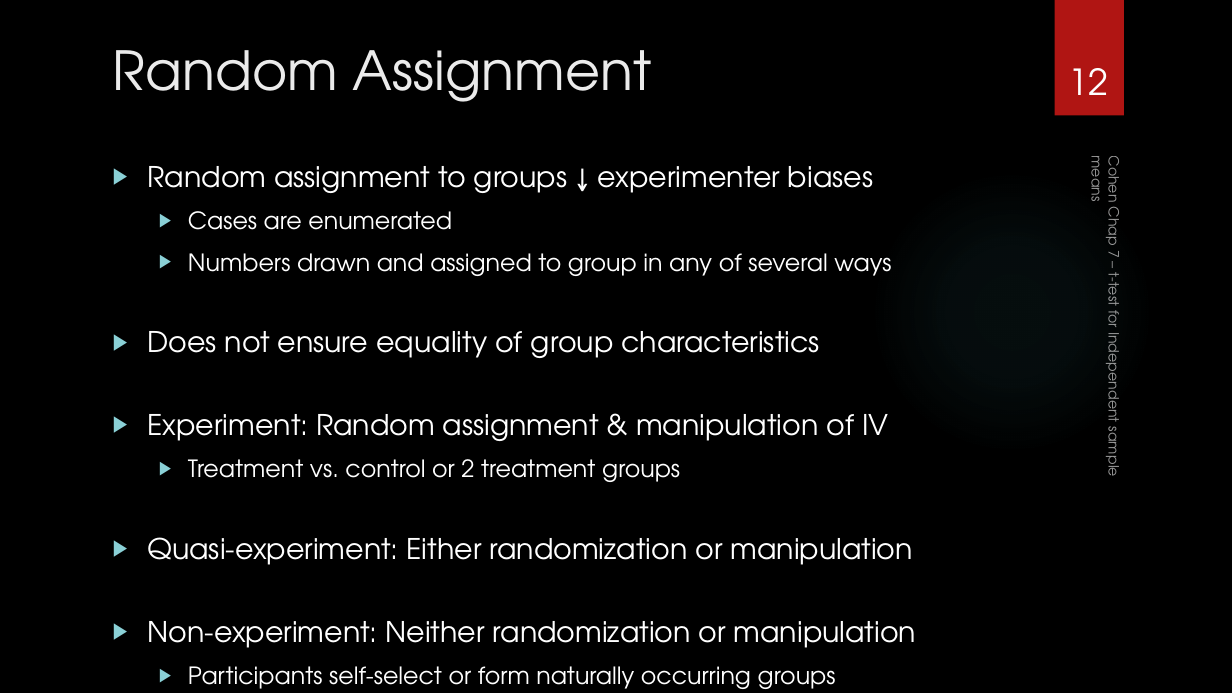
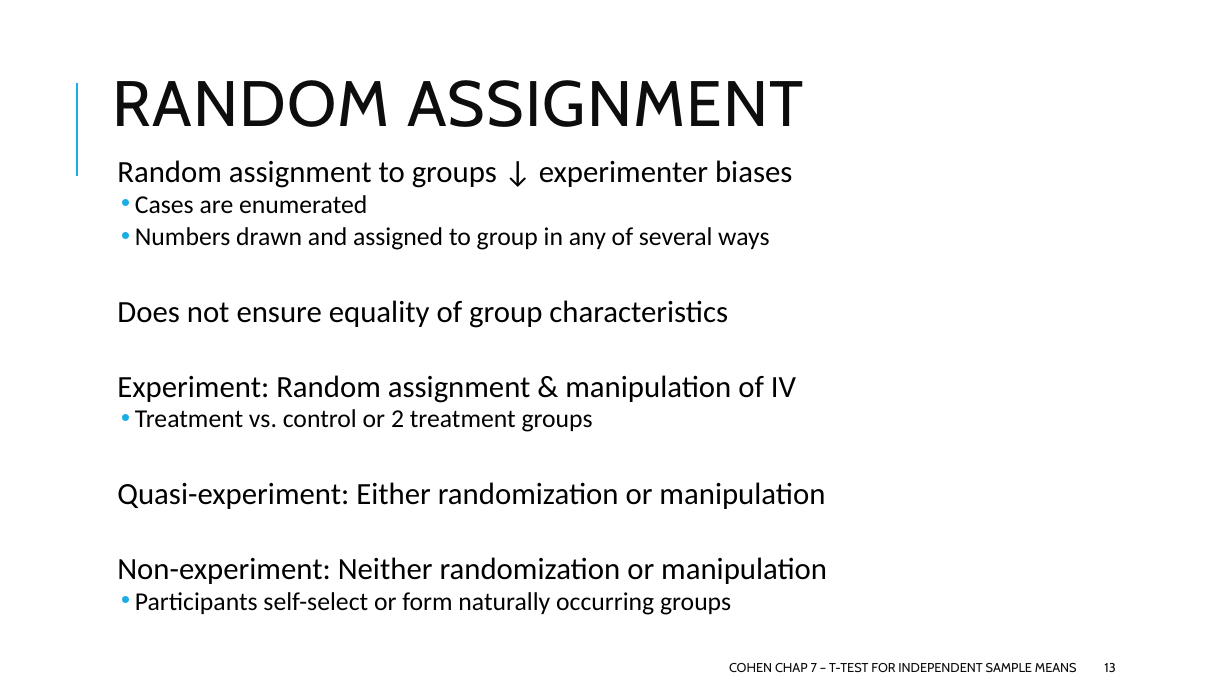
Before and after one commit to CEHS-research/PSY-6600_public, a slide deck: slide 13 of slides/ch7_t-test.pptx (slide 12 before the commit). Drawn at 1232x693 pixels with LibreOffice and Linux fonts; fonts in the diff are those of the drawing; background and template pictures are left out. Boxes give left, top, right and bottom in pixels: in the first picture for what was removed or moved away, otherwise in the second. Text is boxed around its words. In the diff, an @@ line names an element or a change of style, - is before the commit and + after.

```diff
--- a/slides/ch7_t-test.pptx
+++ b/slides/ch7_t-test.pptx
@@ background picture (left out) to #FFFFFF @@
@@ rectangle removed at [1055,0,1124,116] @@
@@ title "RANDOM ASSIGNMENT" at [113,80,804,127]: vertical alignment top to middle @@
@@ line added from (77, 176) to (77, 83), #1CADE4 1.5 pt @@
@@ title at [113,80,804,127]: text changed; size 42 to 50 pt; font TeX Gyre Adventor to Cabin; text colour #EBEBEB to #0D0D0D @@
-Random Assignment
+RANDOM ASSIGNMENT
@@ page number removed at [1069,68,1109,95] @@
-12
@@ text "Random assignment to groups ↓ ..." at [117,160,827,615]: size 22.2 to 24 pt in "Random assignment to groups ↓ experimenter biases", "Does not ensure equality of group characteristics", "Experiment: Random assignment & manipulation of IV", "Quasi-experiment: Either randomization or manipulation" and 1 more places; font TeX Gyre Adventor to Calibri, text colour #FFFFFF to #000000; size 18.5 to 20 pt in "Cases are enumerated", "Numbers drawn and assigned to group in ...", "Treatment vs. control or 2 treatment groups", "Participants self-select or form naturally occurring groups"; bullet ▶ to  ; line spacing 1 to 0.8; more space between paragraphs; bullet colour #8AD0D6 to #1CADE4; bullet ▶ to •; less space between paragraphs @@
@@ ellipse removed at [870,169,1154,454] @@
@@ text "COHEN CHAP 7 – T-TEST ..." at [729,663,1077,672]: vertical alignment bottom to middle; rotation 90 to 0 degrees @@
@@ text at [729,663,1077,672]: text changed; size 11 to 10 pt; font TeX Gyre Adventor to Cabin; text colour #FFFFFF at 60% opacity to #0D0D0D @@
-Cohen Chap 7 – t-test for Independent sample means
+COHEN CHAP 7 – T-TEST FOR INDEPENDENT SAMPLE MEANS
@@ page number added at [1104,663,1116,672], 10 pt, text #0D0D0D @@
+13
```
Also in this commit, not shown: 18 other slides changed, 2 slides added, 1 slide removed, 7 other files.
